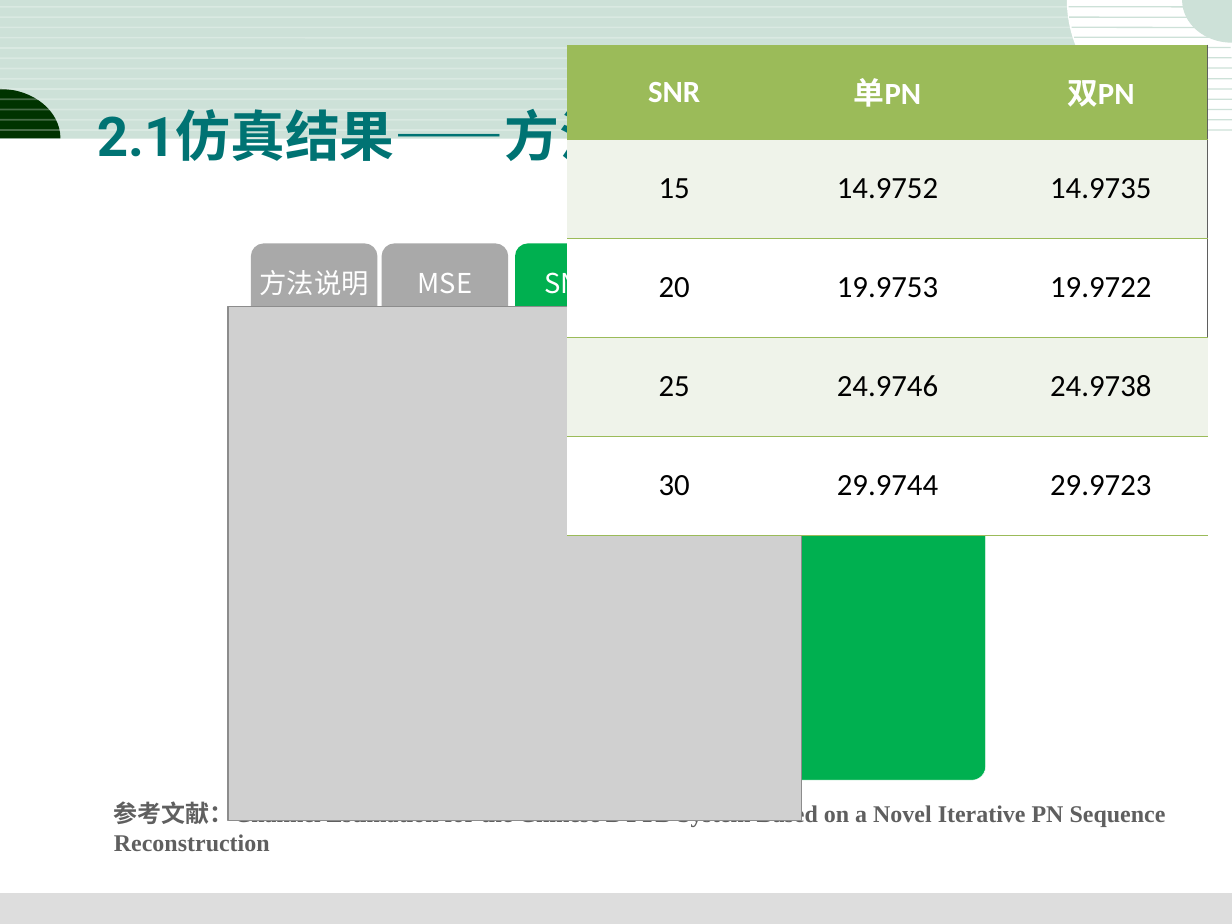
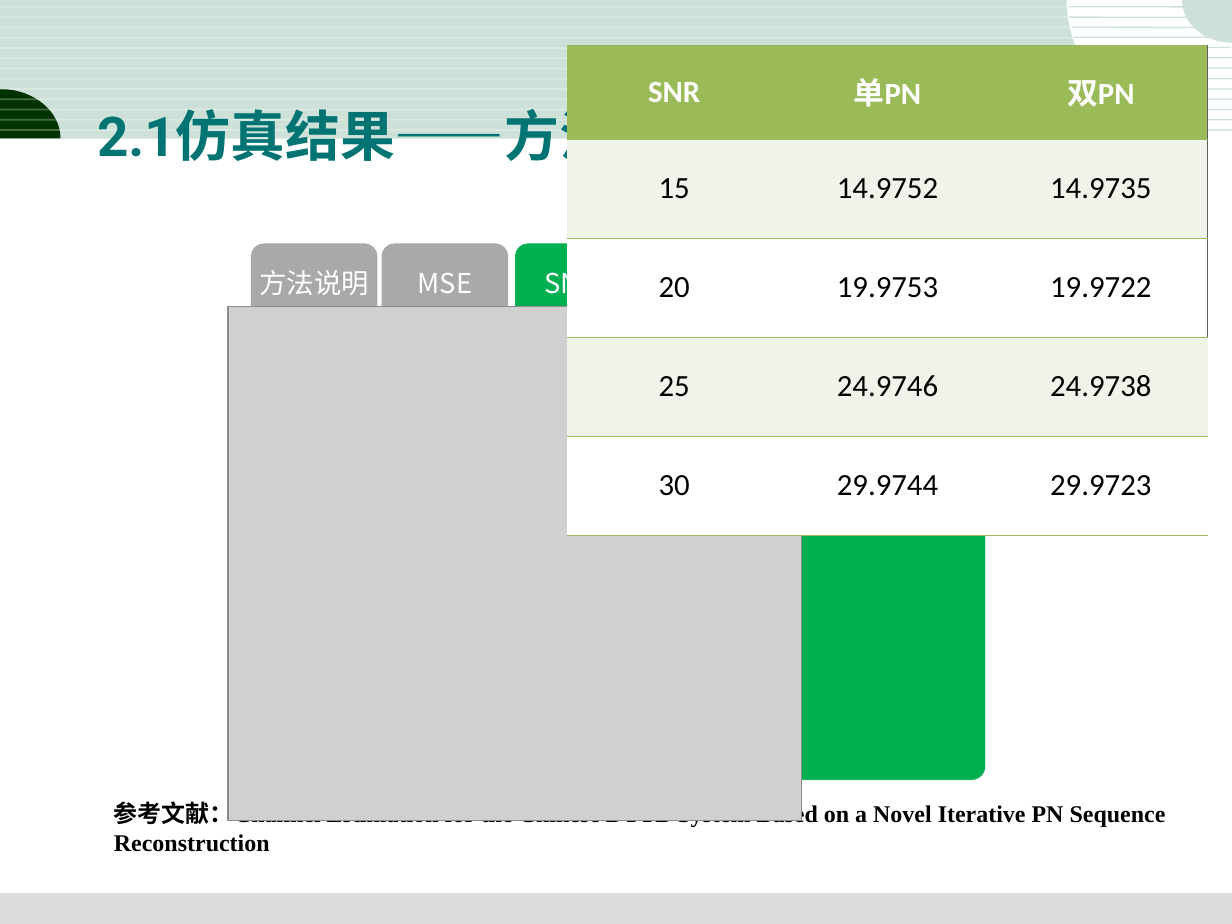
Before and after one commit to dandanJing/DTMB2.0, a slide deck: slide 10 of 3-18.DTMB2.0报告结果.ppt. Drawn at 1232x924 pixels with LibreOffice and Linux fonts; fonts in the diff are those of the drawing; grey boxes stand for pictures. Boxes give left, top, right and bottom in pixels: in the first picture for what was removed or moved away, otherwise in the second. Text is boxed around its words. In the diff, an @@ line names an element or a change of style, - is before the commit and + after.

```diff
--- a/3-18.DTMB2.0报告结果.ppt
+++ b/3-18.DTMB2.0报告结果.ppt
@@ text "参考文献：Channel Estimation for the Chinese ..." at bbox=[114, 797, 1166, 852]: text colour #5F5F5F to #000000 @@
```
Also in this commit, not shown: 3 other slides changed.
